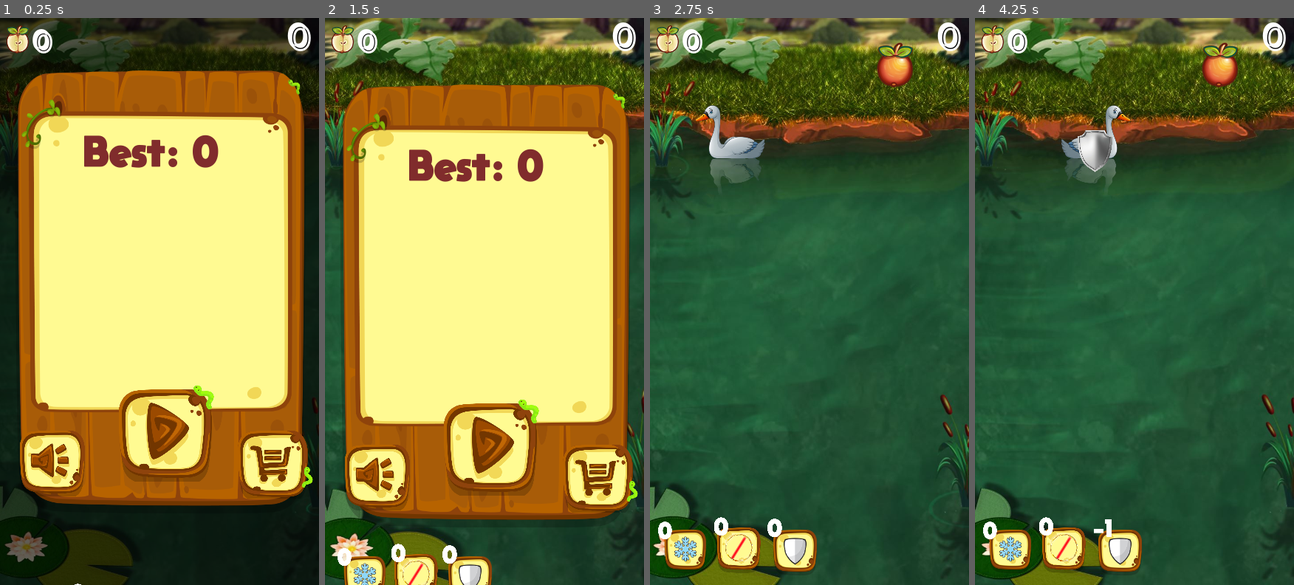
Above: before the commit, frames 1-4 (left to right).
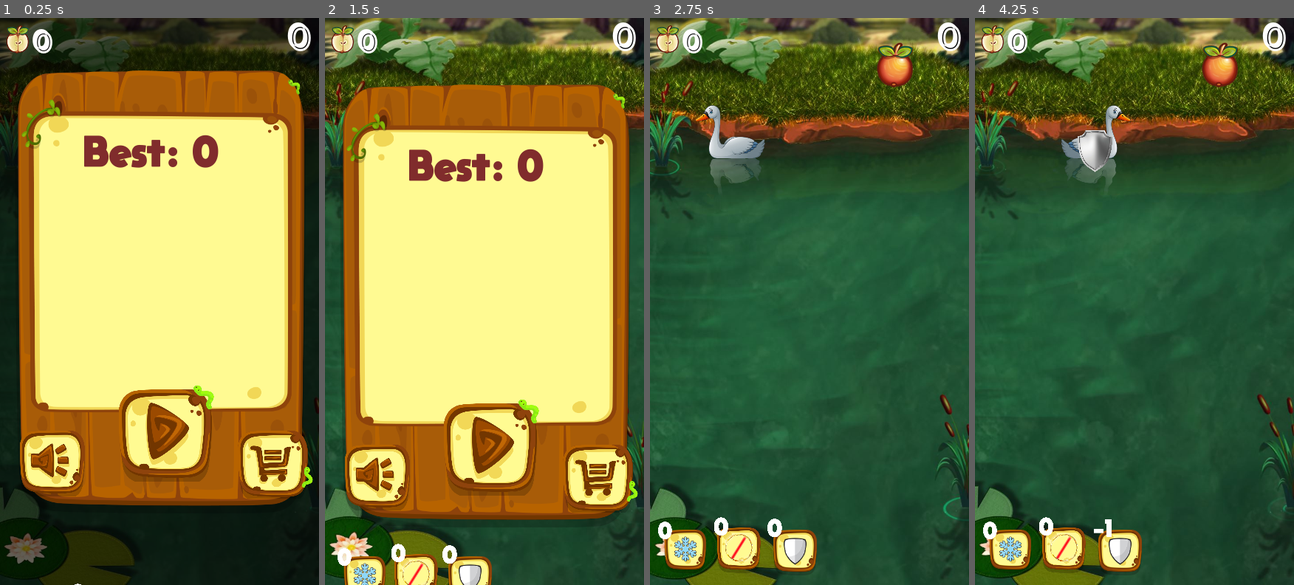
Above: after the commit, the same moments.

Repository: BotibaGameDev/Duck
Game: Godot game, scene res://stages/gameStage.tscn
Same seed, same stepped clock (60 frames per second), same inputs: the game is played once before the commit and once after it.
Inputs (mouse positions are in pixels of both pictures, inside the frame that each line leads up to):
- Up to frame 1 (0.25 s): no input
- Up to frame 2 (1.5 s): click (490, 437) at 0.5 s; click (490, 431) at 1.25 s
- Up to frame 3 (2.75 s): click "0" at 2 s
- Up to frame 4 (4.25 s): click "0" at 2.75 s; click "0" at 3.5 s

The runs differ from the first frame. In frame 1, 0.4% of the frame differs, in the area x 0-100%, y 0-100%; in frame 2, 1.7%; in frame 3, 2.7%; in frame 4, 3.3%.

Commit message:
added a fucking gun

Diff:
--- /dev/null
+++ b/scenes/gun activated.tscn
@@ -0,0 +1,87 @@
+[gd_scene load_steps=4 format=2]
+
+[ext_resource path="res://sprites/580b585b2edbce24c47b2446.png" type="Texture" id=1]
+[ext_resource path="res://sprites/Download-Bullet-PNG-For-Designing-Projects-1.png" type="Texture" id=2]
+
+[sub_resource type="Animation" id=1]
+resource_name = "gun activated"
+length = 2.0
+tracks/0/type = "value"
+tracks/0/path = NodePath(".:modulate")
+tracks/0/interp = 1
+tracks/0/loop_wrap = true
+tracks/0/imported = false
+tracks/0/enabled = true
+tracks/0/keys = {
+"times": PoolRealArray( 0, 0.6, 1.3, 2 ),
+"transitions": PoolRealArray( 1, 1, 1, 1 ),
+"update": 0,
+"values": [ Color( 1, 1, 1, 0 ), Color( 1, 1, 1, 1 ), Color( 1, 1, 1, 1 ), Color( 1, 1, 1, 0 ) ]
+}
+tracks/1/type = "value"
+tracks/1/path = NodePath(".:scale")
+tracks/1/interp = 1
+tracks/1/loop_wrap = true
+tracks/1/imported = false
+tracks/1/enabled = true
+tracks/1/keys = {
+"times": PoolRealArray( 0, 0.6, 1, 1.3, 2 ),
+"transitions": PoolRealArray( 1, 1, 1.46409, 1, 1 ),
+"update": 0,
+"values": [ Vector2( 0.2, 0.2 ), Vector2( 1, 1 ), Vector2( 1.02, 1.02 ), Vector2( 1, 1 ), Vector2( 0.2, 0.2 ) ]
+}
+tracks/2/type = "value"
+tracks/2/path = NodePath(".:rotation_degrees")
+tracks/2/interp = 1
+tracks/2/loop_wrap = true
+tracks/2/imported = false
+tracks/2/enabled = true
+tracks/2/keys = {
+"times": PoolRealArray( 0, 0.6, 1, 1.3, 2 ),
+"transitions": PoolRealArray( 1.41421, 1, 1, 1, 1 ),
+"update": 0,
+"values": [ 180.0, 360.0, 370.0, 380.0, 580.0 ]
+}
+
+[node name="gun activated" type="Node2D"]
+
+[node name="GUN" type="Node2D" parent="."]
+editor/display_folded = true
+modulate = Color( 1, 1, 1, 0 )
+position = Vector2( 72.6272, 115.226 )
+rotation = 10.1229
+scale = Vector2( 0.2, 0.2 )
+__meta__ = {
+"_edit_group_": true
+}
+
+[node name="Sprite" type="Sprite" parent="GUN"]
+scale = Vector2( 0.0336552, 0.0336552 )
+texture = ExtResource( 1 )
+
+[node name="animation" type="AnimationPlayer" parent="GUN"]
+"anims/gun activated" = SubResource( 1 )
+
+[node name="bullet1" type="Sprite" parent="."]
+position = Vector2( 138, 60 )
+rotation = -1.5708
+scale = Vector2( 0.0208556, 0.0208556 )
+texture = ExtResource( 2 )
+
+[node name="bullet2" type="Sprite" parent="."]
+position = Vector2( 138, 80 )
+rotation = -1.5708
+scale = Vector2( 0.0208556, 0.0208556 )
+texture = ExtResource( 2 )
+
+[node name="bullet3" type="Sprite" parent="."]
+position = Vector2( 138, 100 )
+rotation = -1.5708
+scale = Vector2( 0.0208556, 0.0208556 )
+texture = ExtResource( 2 )
+
+[node name="bullet4" type="Sprite" parent="."]
+position = Vector2( 138, 120 )
+rotation = -1.5708
+scale = Vector2( 0.0208556, 0.0208556 )
+texture = ExtResource( 2 )
--- a/scripts/duckCollision.gd
+++ b/scripts/duckCollision.gd
@@ -32,6 +32,8 @@
 		for i in range(get_node("/root/Main").ducksInField) :
 				get_node("/root/Main/background").get_child(1).get_child(1).get_child(i).get_child(3).get_child(0).play("imuneused")
 		get_node("/root/Main").imuneBonus = false
+		get_node("/root/Main").bonusOn = false
+		get_node("/root/Main/imune activated").queue_free()
 
 		pass
 	pass # Replace with function body.
--- a/scripts/fruitCollision.gd
+++ b/scripts/fruitCollision.gd
@@ -1,6 +1,7 @@
 extends Area2D
 onready var imuneActivated_scn = preload("res://scenes/imune activated.tscn")
-
+onready var gunActivated_scn = preload("res://scenes/gun activated.tscn")
+var proc
 
 func _ready():
 	pass
@@ -8,13 +9,24 @@
 func _on_fruit_area_entered(area):
 	if area.get_name() == "movingKnife":
 		randomize()
-		if rand_range(-1,1) > 0 :
+		proc = randi()%3+1
+		print(proc)
+		if proc == 1 and get_node("/root/Main").bonusOn == false :
 			get_node("/root/Main").imuneBonus = true
+			get_node("/root/Main").bonusOn = true
 			get_node("/root/Main").add_child(imuneActivated_scn.instance())
 			get_node("/root/Main/imune activated/animation").play("On")
 			get_node("/root/Main/background/Swamp/Fading").play("fade for bonus")
 			for i in range(get_node("/root/Main").ducksInField) :
 				get_node("/root/Main/background").get_child(1).get_child(1).get_child(i).imuneOn = false
+		if proc == 2 and get_node("/root/Main").bonusOn == false :
+			get_node("/root/Main").bullets = 4
+			get_node("/root/Main").gunOn = true
+			get_node("/root/Main").bonusOn = true
+			get_node("/root/Main/background/Swamp/Fading").play("fade for bonus")
+			get_node("/root/Main").add_child(gunActivated_scn.instance())
+			get_node("/root/Main/gun activated/GUN/animation").play("gun activated")
+
 
 		get_node("/root/Main").lazerBonus = false
 		get_node("/root/Main/sounds").get_child(2).play()
--- a/scripts/gameStage.gd
+++ b/scripts/gameStage.gd
@@ -12,9 +12,12 @@
 var soundOn = true
 var storeOpen = false
 # Bonus variables-----------------------------------------------------
+var bonusOn = false
 var slowBonus = false
 var lazerBonus = false
 var imuneBonus = false
+var gunOn = false
+var bullets = 0
 #---------------------------------------------------------------------
 func instMenu():
 	add_child(menu.instance())
--- a/scripts/knife scripts/movingKnife.gd
+++ b/scripts/knife scripts/movingKnife.gd
@@ -4,6 +4,14 @@
 var knifeSpeed = -500
 
 func _ready():
+	if get_node("/root/Main").gunOn == true :
+		get_node("/root/Main/gun activated").get_child(get_node("/root/Main").bullets).queue_free()
+		get_node("/root/Main").bullets -=1
+		knifeSpeed = -2000
+		if get_node("/root/Main").bullets == 0 :
+			get_node("/root/Main").gunOn = false
+			get_node("/root/Main").bonusOn = false
+			get_node("/root/Main/gun activated").queue_free()
 	get_node("/root/Main/sounds").get_child(0).play()
 	set_linear_velocity(Vector2(get_linear_velocity().x,knifeSpeed))
 	pass
--- a/stages/gameStage.tscn
+++ b/stages/gameStage.tscn
@@ -230,12 +230,12 @@
 [node name="Swamp" parent="background" instance=ExtResource( 2 )]
 scale = Vector2( 0.199901, 0.199901 )
 z_index = -4
-frame = 56
+frame = 115
 
 [node name="Fading" type="AnimationPlayer" parent="background/Swamp"]
 anims/Fade = SubResource( 1 )
 anims/Unfade = SubResource( 2 )
-"anims/fade for bonus" = SubResource( 17 )
+"anims/fade for bonus" = SubResource( 3 )
 
 [node name="ui_container" type="Node" parent="."]
 
Binary file added: sprites/580b585b2edbce24c47b2446.png
Not shown, added: sprites/580b585b2edbce24c47b2446.png.import
Binary file added: sprites/Download-Bullet-PNG-For-Designing-Projects-1.png
Not shown, added: sprites/Download-Bullet-PNG-For-Designing-Projects-1.png.import
Not shown: 17 places in stages/gameStage.tscn that only renumber resources
